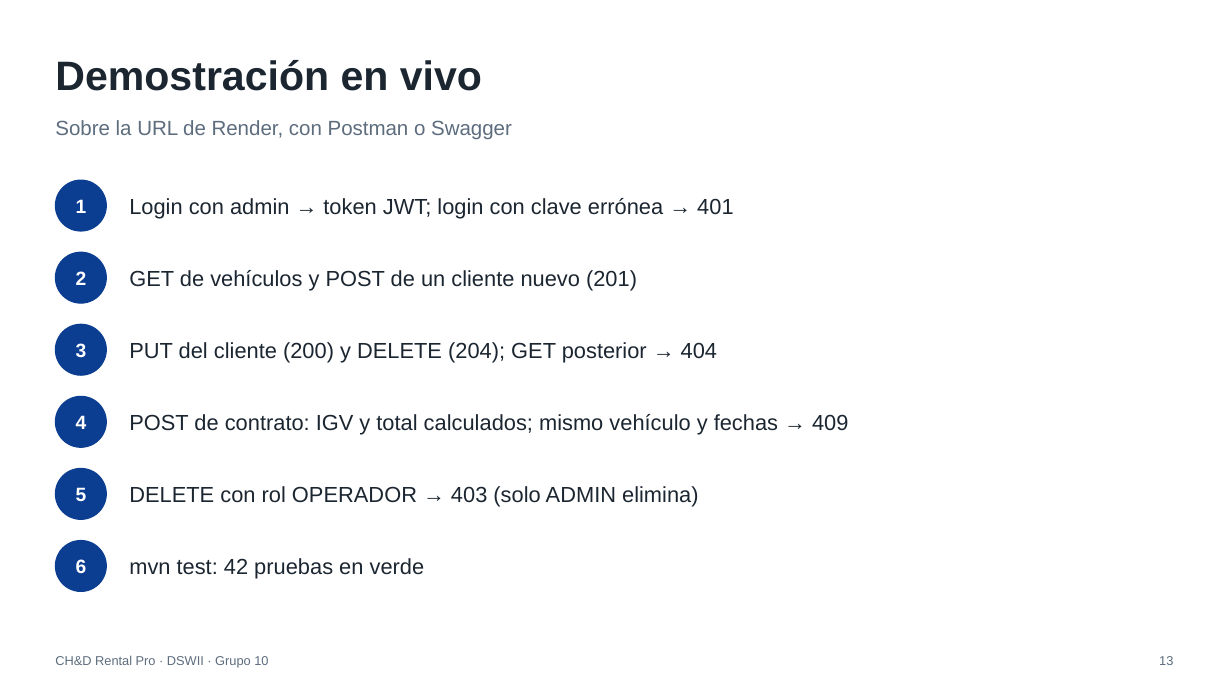
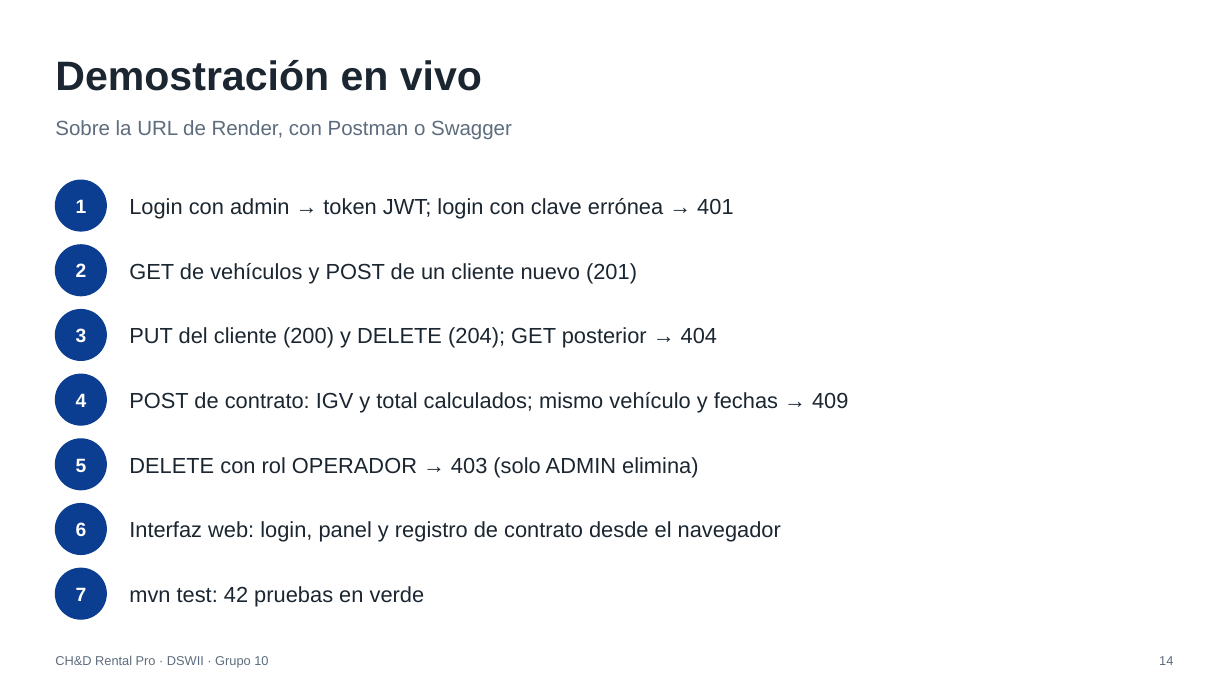
Before and after one commit to jmestawong/CHD-RENTAL-PRO-DSWII, a slide deck: slide 14 of docs/PRESENTACION_CHD_RENTAL_PRO_DSWII_Grupo10.pptx (slide 13 before the commit). Drawn at 1232x693 pixels with LibreOffice and Linux fonts; fonts in the diff are those of the drawing. Boxes give left, top, right and bottom in pixels: in the first picture for what was removed or moved away, otherwise in the second. Text is boxed around its words. In the diff, an @@ line names an element or a change of style, - is before the commit and + after.

Commit message:
Informe y presentacion con la interfaz web
- Seccion 7.4 del informe con capturas de la interfaz publicada en Render
- Interfaz agregada a arquitectura, documentacion, productos y anexos
- Diapositiva de la interfaz web en la presentacion

```diff
--- a/docs/PRESENTACION_CHD_RENTAL_PRO_DSWII_Grupo10.pptx
+++ b/docs/PRESENTACION_CHD_RENTAL_PRO_DSWII_Grupo10.pptx
@@ 2 texts, 1 ellipse: place and size @@
-2 texts, 1 ellipse at [55, 252, 637, 303]
+2 texts, 1 ellipse at [55, 245, 637, 296]
@@ 2 texts, 1 ellipse: place and size @@
-2 texts, 1 ellipse at [55, 324, 717, 375]
+2 texts, 1 ellipse at [55, 310, 717, 360]
@@ 2 texts, 1 ellipse: place and size @@
-2 texts, 1 ellipse at [55, 396, 848, 447]
+2 texts, 1 ellipse at [55, 374, 848, 425]
@@ 2 texts, 1 ellipse: place and size @@
-2 texts, 1 ellipse at [55, 469, 698, 519]
+2 texts, 1 ellipse at [55, 439, 698, 490]
@@ text "6": place and size @@
-text "6" at [76, 559, 87, 573]
+text "6" at [76, 522, 87, 536]
@@ ellipse: place and size @@
-ellipse at [55, 541, 106, 592]
+ellipse at [55, 504, 106, 555]
@@ text added at [129, 521, 781, 542], 17 pt, text #1B2631 @@
+Interfaz web: login, panel y registro de contrato desde el navegador
@@ ellipse added at [55, 568, 106, 619], fill #0B3D91, outline #0B3D91 1 pt @@
@@ text "mvn test: 42 pruebas en ...": place and size @@
-text "mvn test: 42 pruebas en ..." at [129, 558, 425, 579]
+text "mvn test: 42 pruebas en ..." at [129, 586, 425, 607]
@@ text added at [76, 587, 87, 601], 15 pt, text #FFFFFF, bold @@
+7
@@ text at [1159, 656, 1173, 665]: text changed @@
-13
+14
```
Also in this commit, not shown: 4 other slides changed, 1 slide added, 11 other files.
